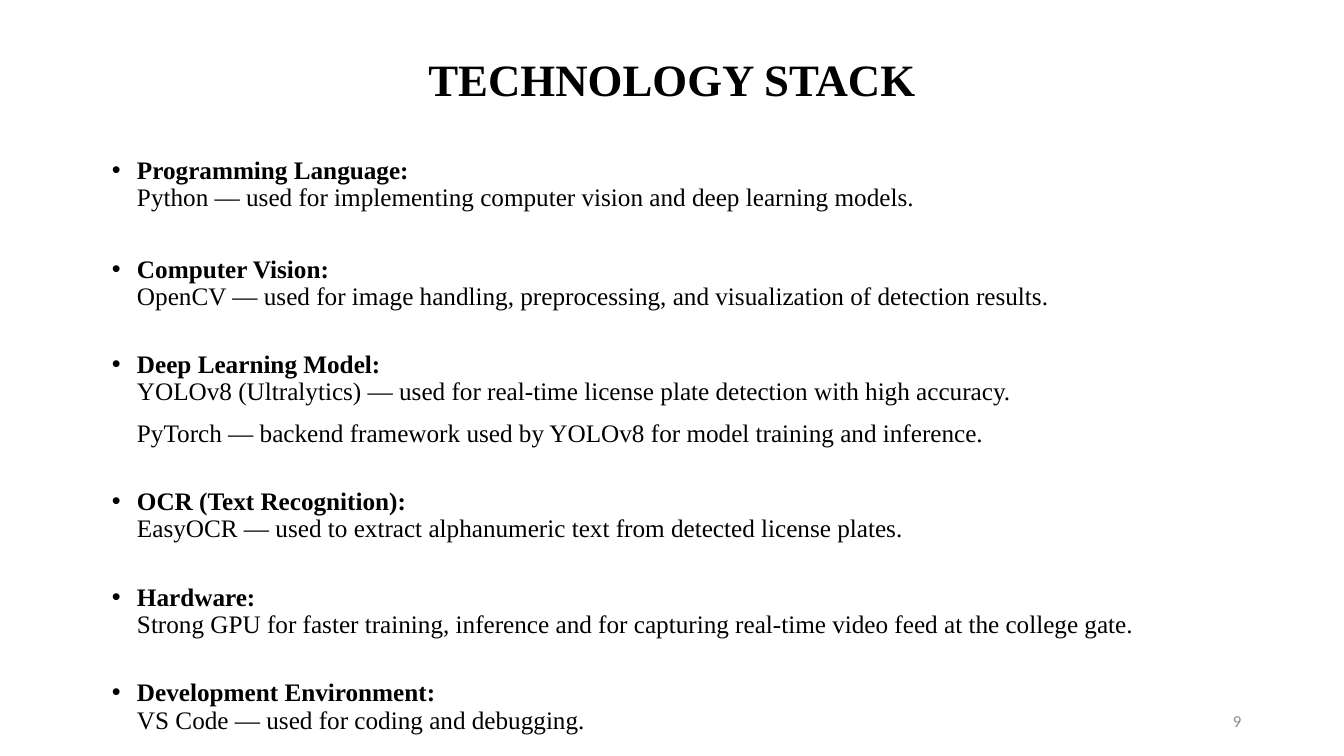
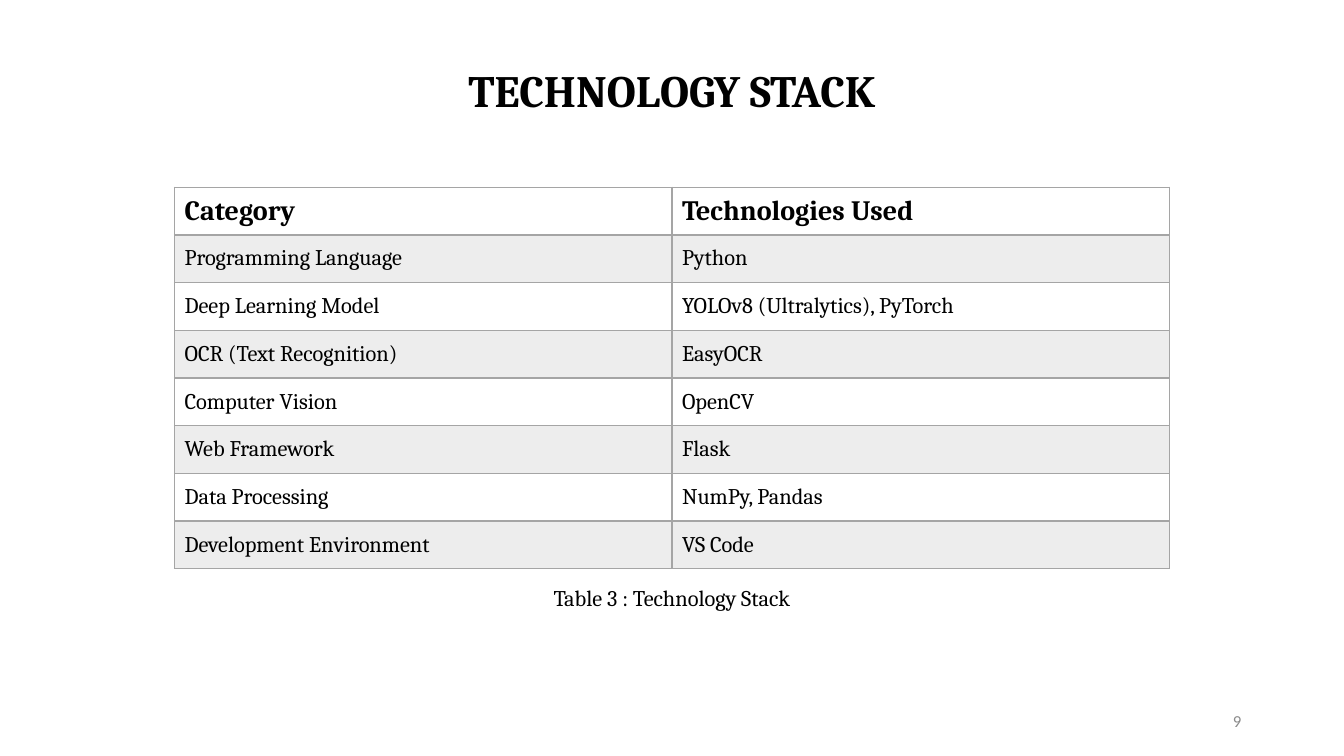
Before and after one commit to aryann-21/ALPR, a slide deck: slide 9 of MAJOR_PPT.pptx. Drawn at 1344x756 pixels with LibreOffice and Linux fonts; fonts in the diff are those of the drawing. Boxes give left, top, right and bottom in pixels: in the first picture for what was removed or moved away, otherwise in the second. Text is boxed around its words. In the diff, an @@ line names an element or a change of style, - is before the commit and + after.

```diff
--- a/MAJOR_PPT.pptx
+++ b/MAJOR_PPT.pptx
@@ title "TECHNOLOGY STACK": place and size @@
-title "TECHNOLOGY STACK" at [428,66,915,97]
+title "TECHNOLOGY STACK" at [468,76,875,108]
@@ title "TECHNOLOGY STACK" at [468,76,875,108]: font Times New Roman to Cambria @@
@@ text removed at [137,161,1132,735] @@
-• Programming Language:
-  Python — used for implementing computer vision and deep learning models.
-• Computer Vision:
-  OpenCV — used for image handling, preprocessing, and visualization of detection results.
-• Deep Learning Model:
-  YOLOv8 (Ultralytics) — used for real-time license plate detection with high accuracy.
-PyTorch — backend framework used by YOLOv8 for model training and inference.
-• OCR (Text Recognition):
-  EasyOCR — used to extract alphanumeric text from detected license plates.
-• Hardware:
-  Strong GPU for faster training, inference and for capturing real-time video feed at the college gate.
-• Development Environment:
-  VS Code — used for coding and debugging.
@@ table added at [174,188,1169,570], 8 rows, 2 columns @@
+Category | Technologies Used
+Programming Language | Python
+Deep Learning Model | YOLOv8 (Ultralytics), PyTorch
+OCR (Text Recognition) | EasyOCR
+Computer Vision | OpenCV
+Web Framework | Flask
+Data Processing | NumPy, Pandas
+Development Environment | VS Code
@@ text added at [554,590,790,611], 16 pt, text #000000 @@
+Table 3 : Technology Stack
```
Also in this commit, not shown: 3 other slides changed, 10 slides added, 9 slides removed, 1 other file.
